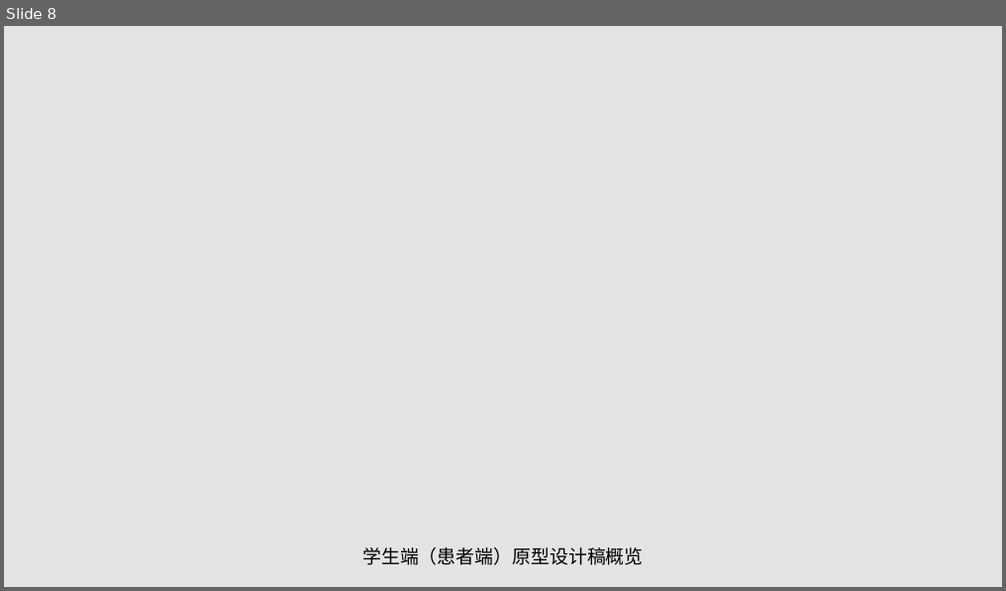
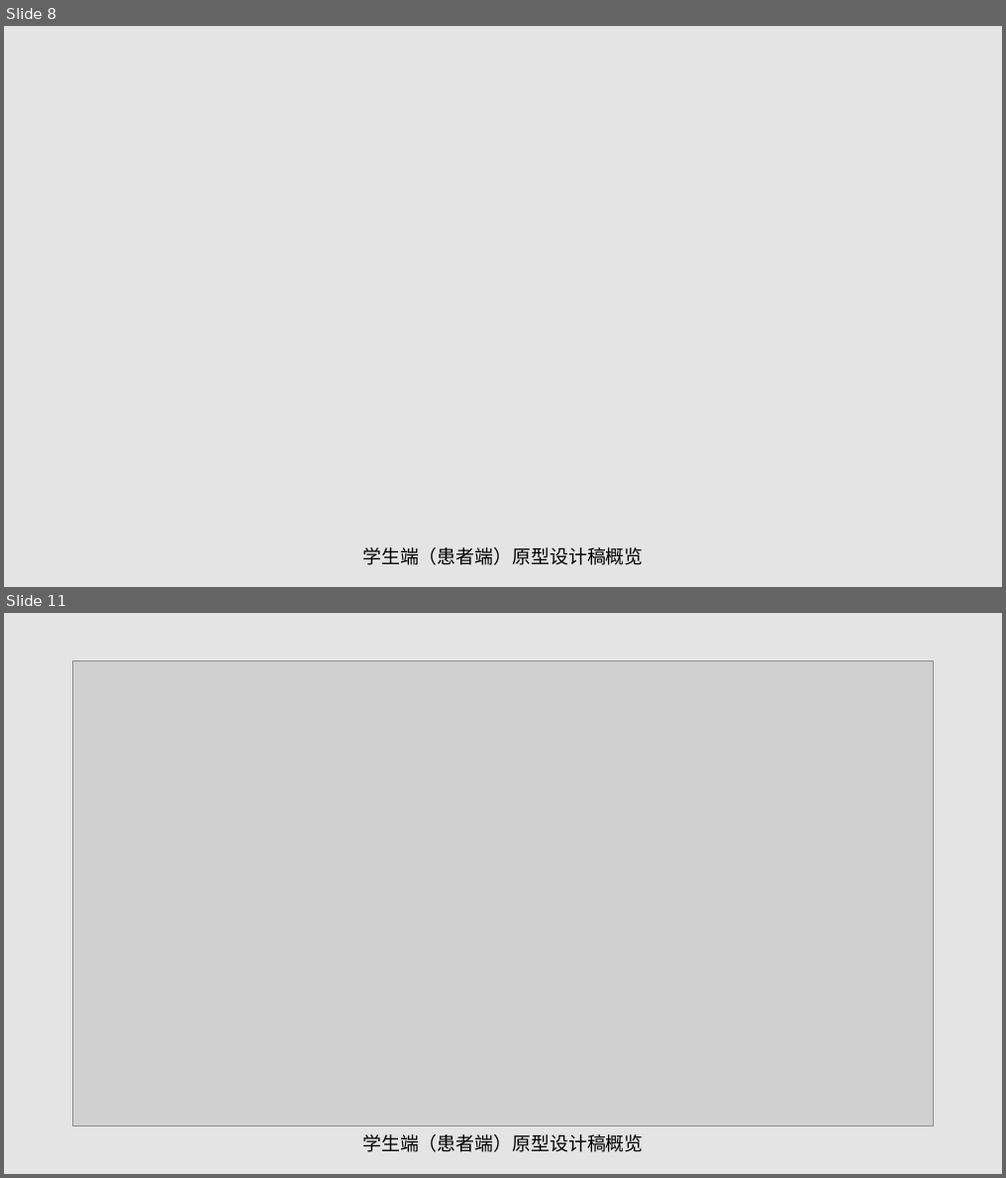
Before and after one commit to Adonis9703/learn-doc, a slide deck: 答辩/开题答辩.pptx. Shown one above the other, each under a label of ours: slide 8 before the commit, slides 8 and 11 after it; the slides between them are not shown. The pictures are 1006x591 and 1006x1178 pixels, drawn with LibreOffice and Linux fonts; fonts in the diff are those of the drawing; grey boxes stand for pictures; background and template pictures are left out. Boxes give left, top, right and bottom in pixels: in the first picture for what was removed or moved away, otherwise in the second. Text is boxed around its words. In the diff, an @@ line names an element or a change of style, - is before the commit and + after.

```diff
--- a/答辩/开题答辩.pptx
+++ b/答辩/开题答辩.pptx
@@ slide 11 added at (4,613,1002,1174), background #E4E4E4 @@
@@ picture added at (73,661,934,1126) @@
@@ text added at (362,1135,643,1153), 18 pt, text #000000 @@
+学生端（患者端）原型设计稿概览
```
Also in this commit, not shown: 1 slide changed, 7 other slides added.
